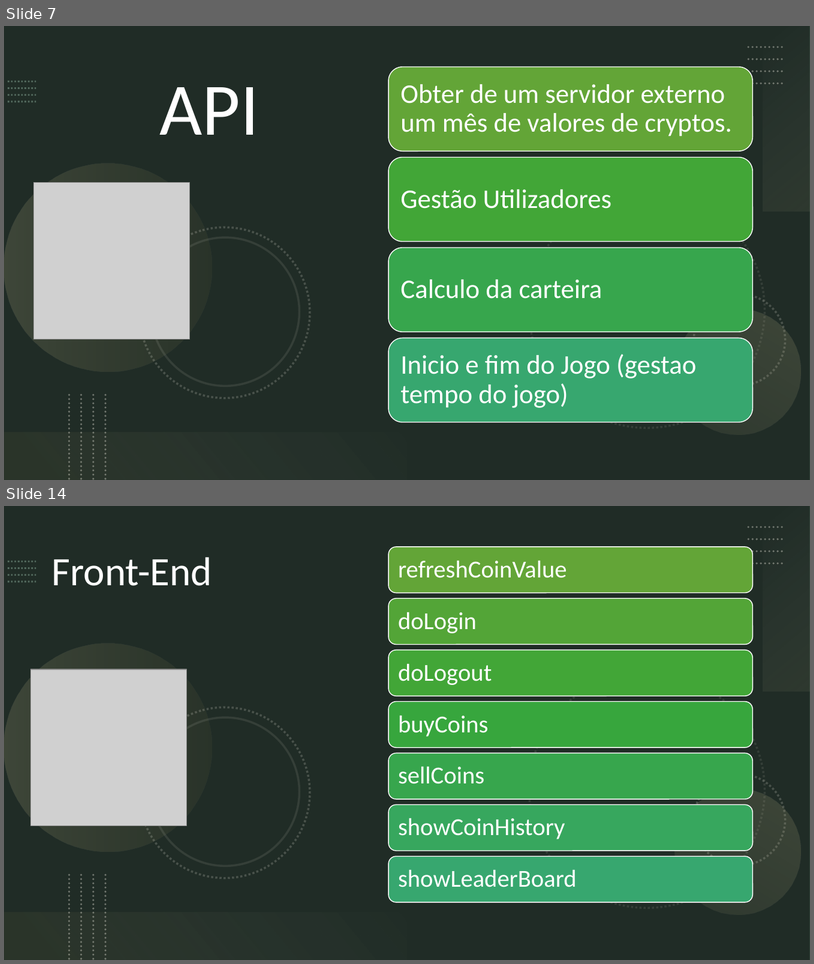
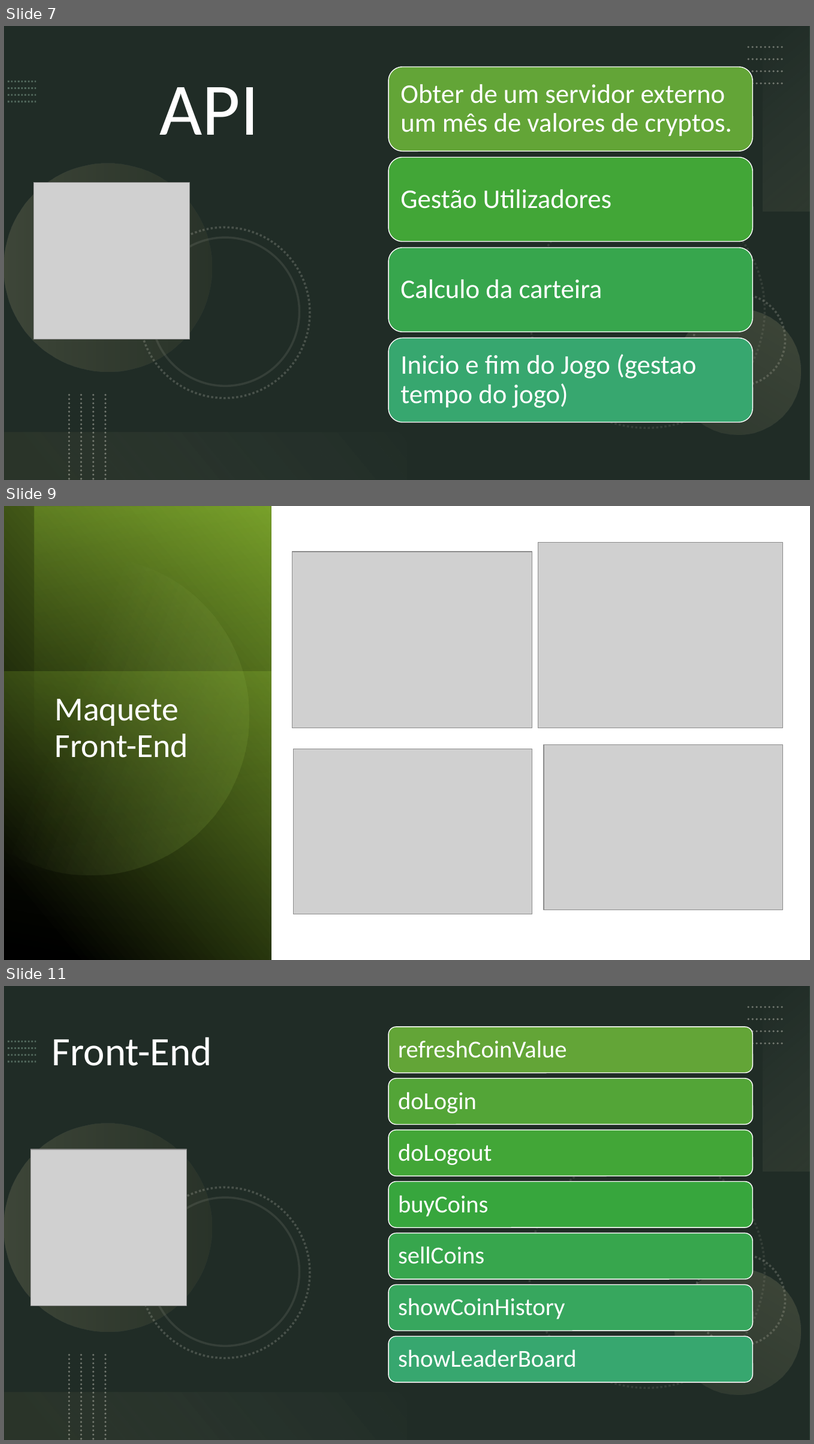
Before and after one commit to pmdmartins21/Crypto-Challenge, a slide deck: Requisitos/CryptoChallenger.pptx. Shown one above the other, each under a label of ours: slides 7 and 14 before the commit, slides 7, 9 and 11 after it; the slides between them are not shown. The pictures are 814x964 and 814x1444 pixels, drawn with LibreOffice and Linux fonts; fonts in the diff are those of the drawing; grey boxes stand for pictures. Boxes give left, top, right and bottom in pixels: in the first picture for what was removed or moved away, otherwise in the second. Text is boxed around its words. In the diff, an @@ line names an element or a change of style, - is before the commit and + after.

```diff
--- a/Requisitos/CryptoChallenger.pptx
+++ b/Requisitos/CryptoChallenger.pptx
@@ slide 9 added at <box>4,506,810,960</box>, background #FFFFFF @@
@@ rectangle added at <box>4,506,272,960</box>, fill gradient #000000 to #739A28 @@
@@ rectangle added at <box>34,507,270,960</box>, fill gradient #99CB38 to #000000 @@
@@ freeform shape added at <box>4,537,278,903</box>, fill gradient #C2E088 to #739A28 @@
@@ picture added at <box>293,552,533,727</box> @@
@@ picture added at <box>538,542,783,728</box> @@
@@ rectangle added at <box>4,672,272,960</box>, fill gradient #99CB38 to #4D671B @@
@@ title added at <box>54,699,188,757</box>, 40 pt, text #FFFFFF @@
+Maquete Front-End
@@ picture added at <box>293,749,532,915</box> @@
@@ picture added at <box>544,745,783,910</box> @@
@@ what was slide 14 is now slide 11 @@
```
Also in this commit, not shown: 2 slides changed, 1 other slide added, 3 slides removed, 1 other file.
